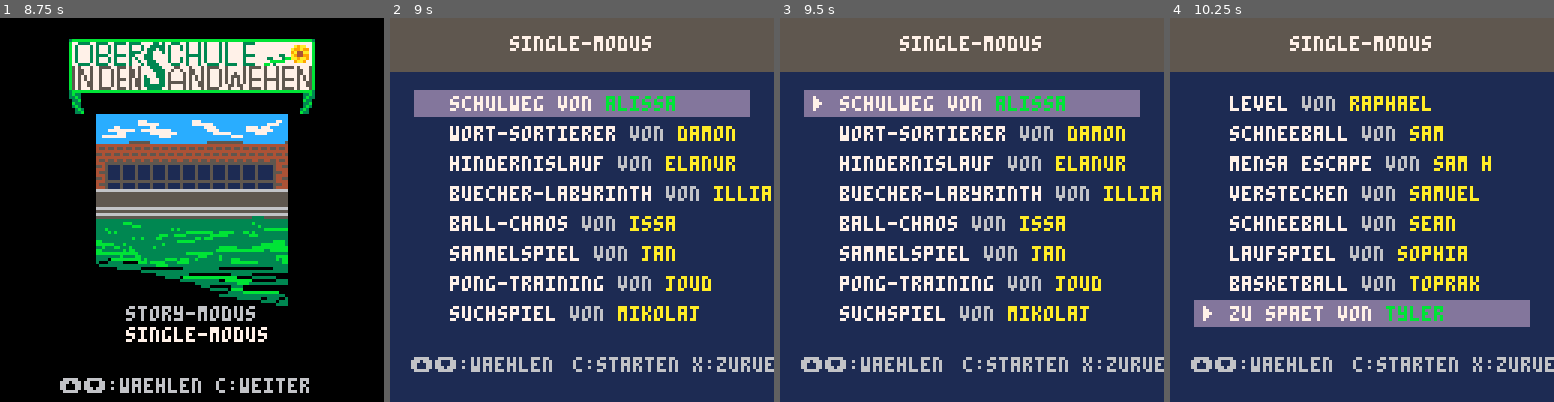
Above: before the commit, frames 1-4 (left to right).
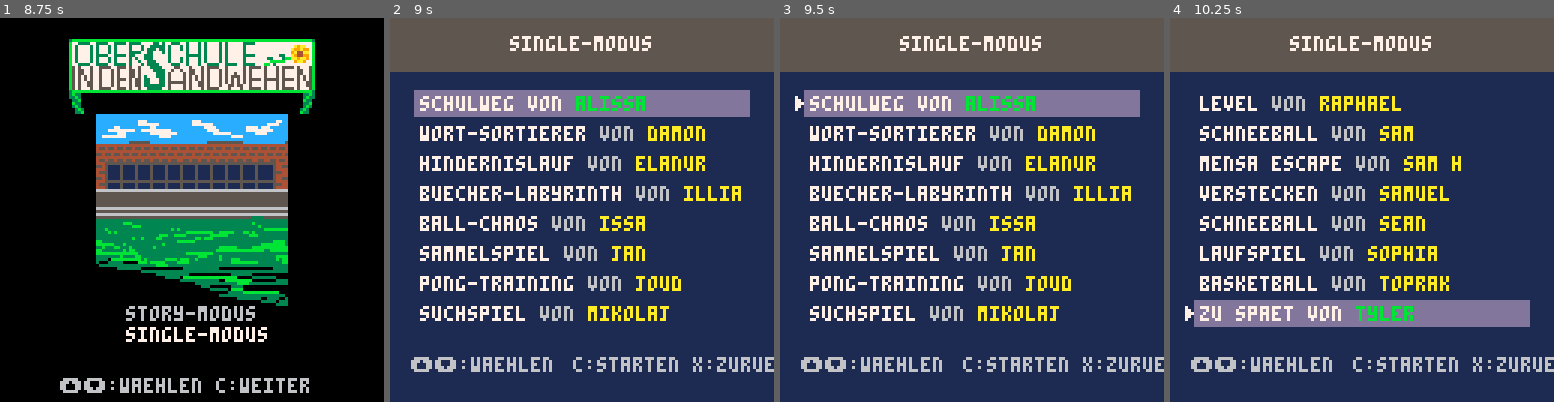
Above: after the commit, the same moments.

Repository: fpiesik/sursa_25-26
Game: PICO-8 cartridge sursa.p8
Same seed, same stepped clock (60 frames per second), same inputs: the game is played once before the commit and once after it.
Inputs:
- Up to frame 1 (8.75 s): tap X (X key) at 0.33, 1.07, 1.85, 2.97, 4.08, 5.2, 6.32, 7.43, 8.55 s; tap O (Z key) at 0.7, 1.7, 2.1, 2.5, 2.9, 3.3, 3.7, 4.1, 4.5, 4.9, 5.3, 5.7, 6.1, 6.5, 6.9, 7.3, 7.7, 8.1, 8.5 s; hold Up 2.15-2.42 s; hold Down 3.63-3.97 s; hold Up 4.73-5.03 s; hold Down 5.73-6.03 s; hold Up 7.18-7.45 s; hold Down from 8.67 s (still down)
- Up to frame 2 (9 s): keep holding Down; tap O (Z key) at 8.9 s
- Up to frame 3 (9.5 s): release Down at 9 s; tap O (Z key) at 9.3 s
- Up to frame 4 (10.25 s): tap X (X key) at 9.67 s; tap O (Z key) at 9.7, 10.1 s; hold Up 9.77-10.07 s

Frame 1 is identical in both runs. In frame 2, 12% of the frame differs, in the area x 7-100%, y 20-79%; in frame 3, 12%, in the area x 3-100%, y 20-79%; in frame 4, 11%.

Commit message:
Update sursa.p8

Diff:
--- a/sursa.p8
+++ b/sursa.p8
@@ -232,9 +232,9 @@
   if i==level_sel then
    rectfill(8,y-2,119,y+6,13)
    c=7
-   if blink<30 then print("▶",11,y,c) end
+   if blink<30 then print("▶",5,y,c) end
   end
-  draw_single_entry(i,20,y)
+  draw_single_entry(i,10,y)
  end
 end
 
